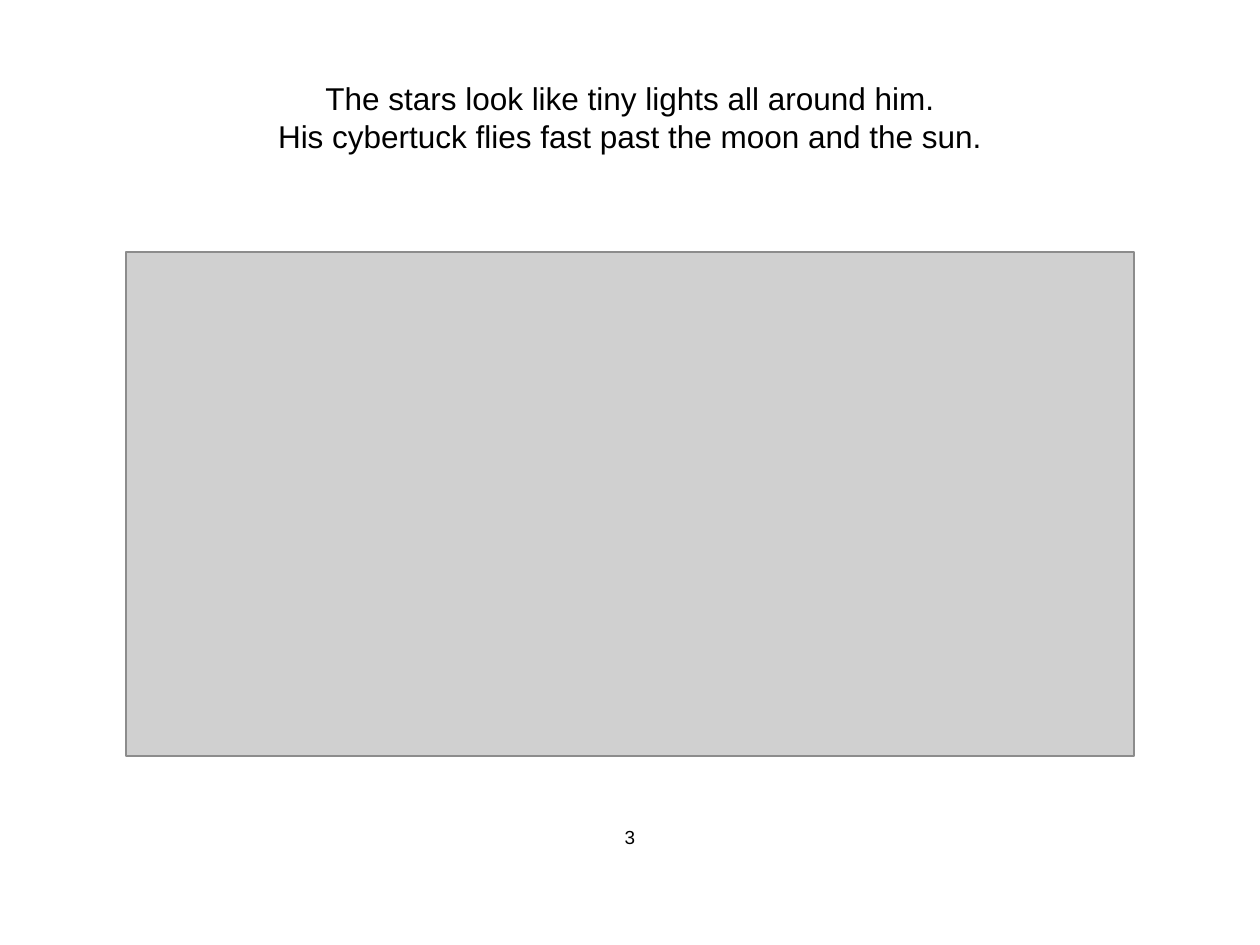
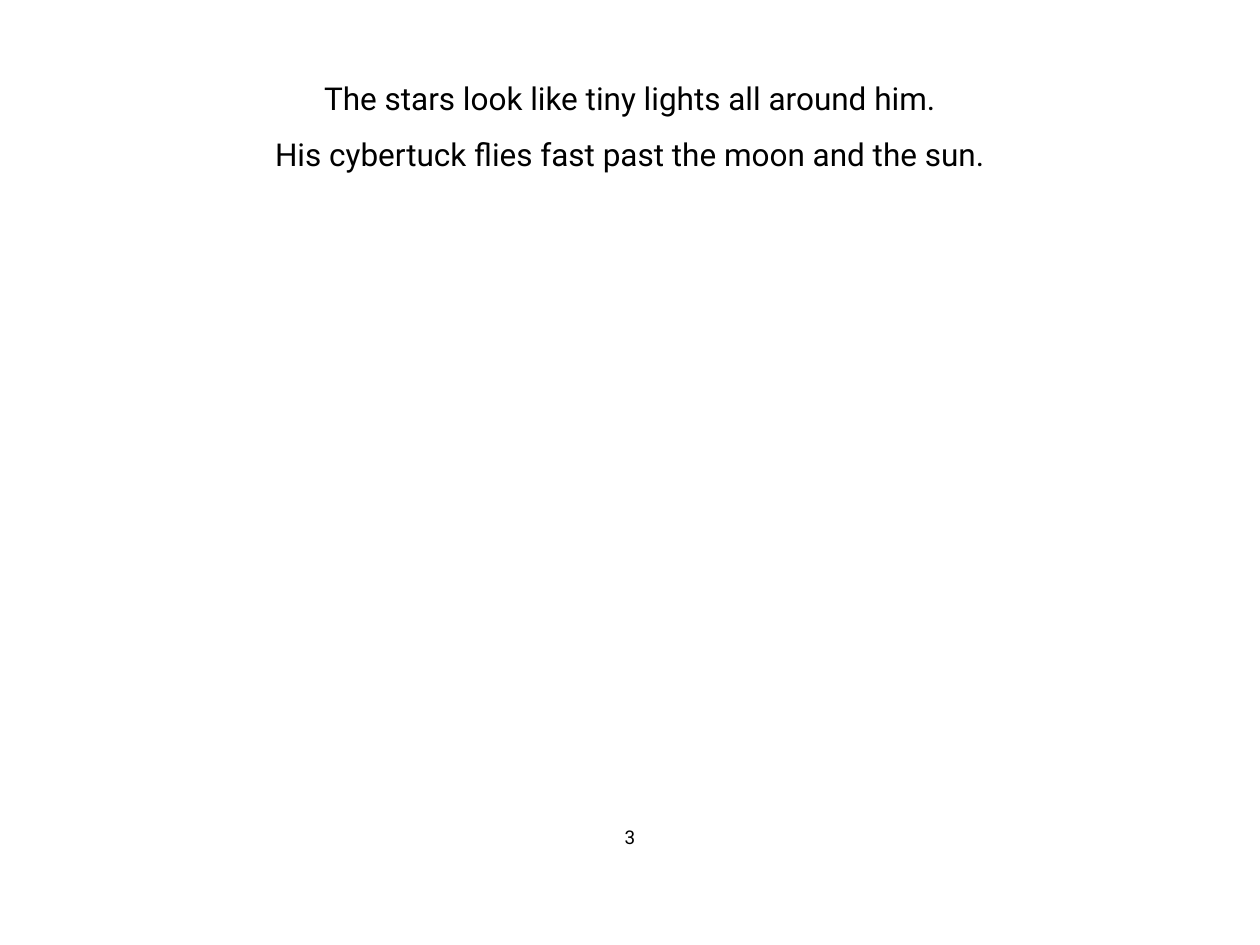
Before and after one commit to abidlabs/drawbook, a slide deck: slide 4 of test.pptx. Drawn at 1260x945 pixels with LibreOffice and Linux fonts; fonts in the diff are those of the drawing; grey boxes stand for pictures. Boxes give left, top, right and bottom in pixels: in the first picture for what was removed or moved away, otherwise in the second. Text is boxed around its words. In the diff, an @@ line names an element or a change of style, - is before the commit and + after.

```diff
--- a/test.pptx
+++ b/test.pptx
@@ title "The stars look like tiny ..." at <box>275,86,984,173</box>: font Arial to Roboto; line spacing 1 to 1.5 @@
@@ picture removed at <box>126,252,1134,756</box> @@
```
Also in this commit, not shown: 2 other slides changed, 1 slide added, 1 slide removed, 2 other files.
